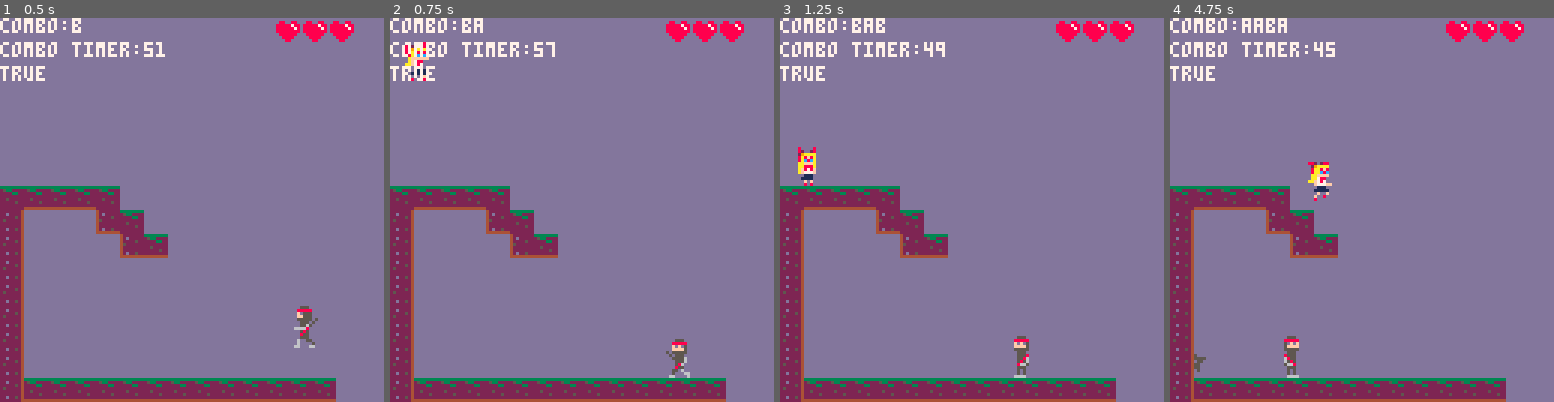
Above: before the commit, frames 1-4 (left to right).
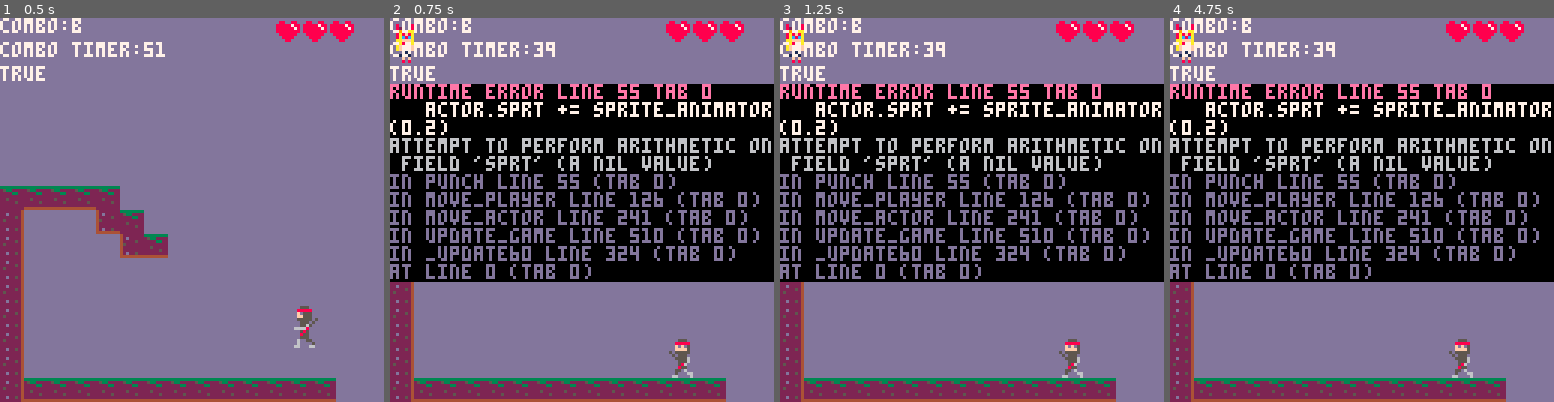
Above: after the commit, the same moments.

Repository: MarkNickerson/SailorV
Game: PICO-8 cartridge sailorv.p8
The game is run twice, just before and just after one commit, with the same random seed, the same clock (stepped at 60 frames per second) and the same inputs.
Inputs:
- Up to frame 1 (0.5 s): tap X (X key) at 0.33 s
- Up to frame 2 (0.75 s): tap O (Z key) at 0.7 s
- Up to frame 3 (1.25 s): tap X (X key) at 1.07 s
- Up to frame 4 (4.75 s): hold Right 1.6-2.1 s; tap O (Z key) every 0.4 s from 1.7 to 4.5 s; tap X (X key) at 1.85, 2.97, 4.08 s; hold Up 2.15-2.42 s; hold Right 2.47-3.03 s; hold Left 3.08-3.58 s; hold Right 4.02-4.68 s; hold Up from 4.73 s (still down)

Frame 1 is identical in both runs. In frame 2, 46% of the frame differs, in the area x 0-100%, y 0-94%; in frame 3, 47%; in frame 4, 47%.
Error after the commit: runtime error line 55 tab 0; actor.sprt += sprite_animator(0.2); attempt to perform arithmetic on field 'sprt' (a nil value)

Commit message:
tied her sprites to the combo tree

Diff:
--- a/sailorv.p8
+++ b/sailorv.p8
@@ -52,17 +52,14 @@
 end
 
 function punch()
-  if lastpunch == true then
    -- play finishing punch sound
    sfx(62,2)
-  	actor.sprt = 4
+  	actor.sprt = player.combo.sprt
   	actor.sprt += sprite_animator(0.2)
   	actor.tmr = 0
   	if actor.sprt>=7 then
     	actor.sprt = 4
   	end
-  	lastpunch = false
-  else
 
    -- play non finishing punch sound
    if rnd(10) > 5 then
@@ -70,15 +67,6 @@
    else
      sfx(60,2)
    end
-
-  	actor.sprt = 5
-  	actor.sprt += sprite_animator(0.2)
-  	actor.tmr = 0
-  	if actor.sprt>=7 then
-    	actor.sprt = 5
-  	end
-  	lastpunch = true
-  end
 
   if actor.flp == true then
   	player.x -= 4
@@ -131,13 +119,15 @@
  			player.last = true
 
       if btn(4) then
-        punch()
         if #player.combo.attac == 4 then
           player.combo = root.left
           player.combotimer=60
         else
           player.combo = player.combo.left
         end
+
+        punch()
+
       end
       if btn(5) then
         if #player.combo.attac == 4 then
@@ -610,6 +600,7 @@
 --combo tree
 root = {}
 root.attac= " "
+root.sprt = 0
 left = {}
 root.left = left
 
@@ -618,12 +609,15 @@
 root.right = right
 
 left.attac = "a"
+left.sprt = 4
 left.left = {}
 left.left.attac = "aa"
+left.left.sprt = 5
 left.right = {}
 left.right.attac = "ab"
 left.left.left = {}
 left.left.left.attac = "aaa"
+left.left.left.sprt = 4
 left.left.right = {}
 left.left.right.attac = "aab"
 left.right.left = {}
@@ -632,6 +626,7 @@
 left.right.right.attac = "abb"
 left.left.left.left = {}
 left.left.left.left.attac="aaaa"
+left.left.left.left.sprt = 5
 left.left.left.right = {}
 left.left.left.right.attac="aaab"
 left.left.right.left = {}
